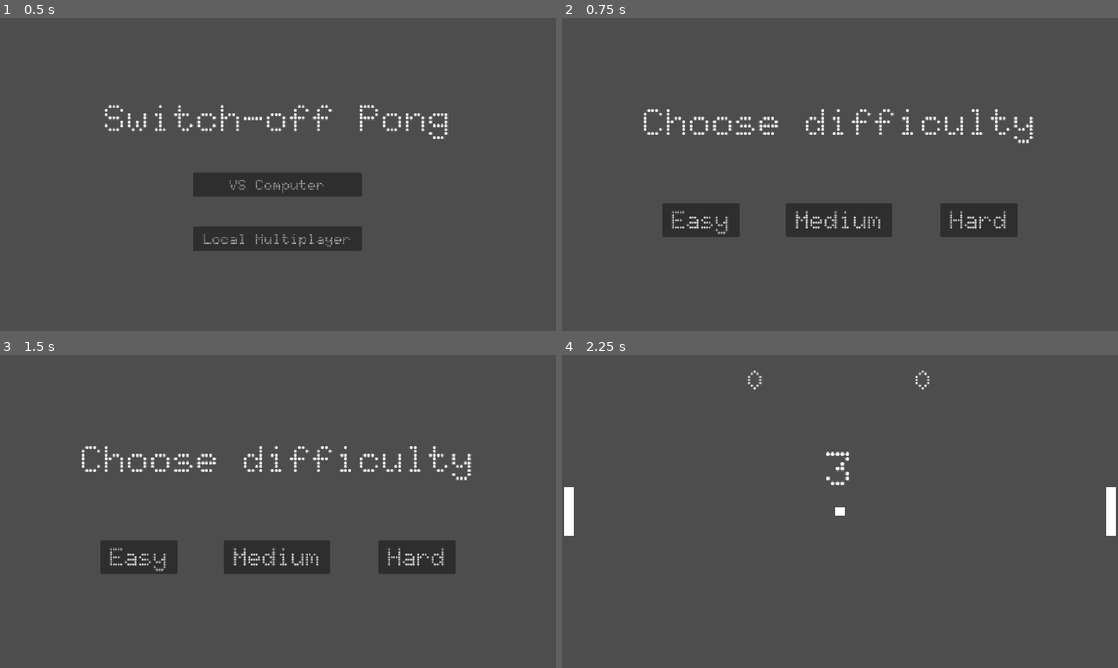
Above: before the commit, frames 1-4 (two rows, left to right).
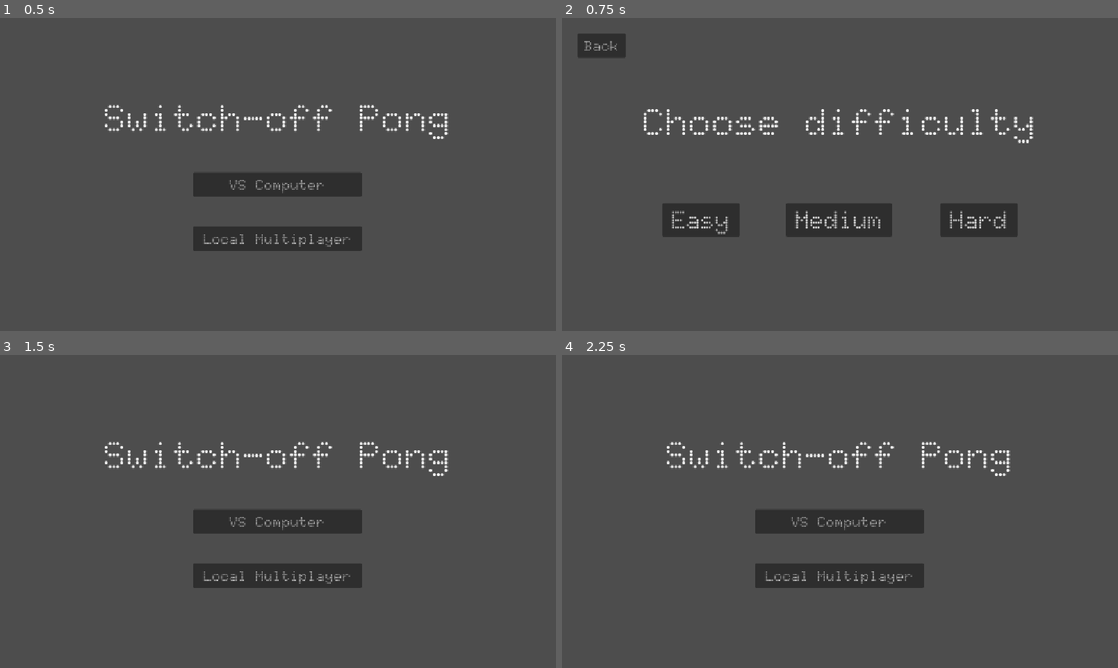
Above: after the commit, the same moments.

Repository: SpykieLucilius/Switch-Off-Pong
Game: Godot game, scene res://scenes/menus/start_screen.tscn
Same seed, same stepped clock (60 frames per second), same inputs: the game is played once before the commit and once after it.
Inputs (mouse positions are in pixels of both pictures, inside the frame that each line leads up to):
- Up to frame 1 (0.5 s): no input
- Up to frame 2 (0.75 s): click "VS Computer" at 0.5 s
- Up to frame 3 (1.5 s): click (38, 383) at 1.25 s, where only the run after the commit has a clickable "Back"
- Up to frame 4 (2.25 s): click (701, 558) at 2 s, where only the run before the commit has a clickable "Easy"

Frame 1 is identical in both runs. In frame 2, 0.6% of the frame differs, in the area x 2-12%, y 5-13%; in frame 3, 9.5%, in the area x 14-85%, y 27-75%; in frame 4, 6.1%.

Commit message:
adding back button to difficulty screen

Diff:
--- a/scenes/menus/difficulty_screen.tscn
+++ b/scenes/menus/difficulty_screen.tscn
@@ -44,6 +44,16 @@
 theme_override_font_sizes/font_size = 50
 text = "Hard"
 
+[node name="HomeButton" type="Button" parent="." unique_id=1791097904]
+offset_left = 32.0
+offset_top = 32.0
+offset_right = 132.0
+offset_bottom = 82.0
+theme_override_fonts/font = ExtResource("1_84ck3")
+theme_override_font_sizes/font_size = 30
+text = "Back"
+
 [connection signal="pressed" from="EasyButton" to="." method="_on_easy_button_pressed"]
 [connection signal="pressed" from="MediumButton" to="." method="_on_medium_button_pressed"]
 [connection signal="pressed" from="HardButton" to="." method="_on_hard_button_pressed"]
+[connection signal="pressed" from="HomeButton" to="." method="_on_back_button_pressed"]
--- a/scripts/menus/difficulty_screen.gd
+++ b/scripts/menus/difficulty_screen.gd
@@ -19,3 +19,7 @@
 	GameManager.play_sfx(sfx_button)
 	GameManager.difficulty = "hard"
 	get_tree().change_scene_to_file("res://scenes/menus/main.tscn")
+
+func _on_back_button_pressed():
+	GameManager.play_sfx(sfx_button)
+	get_tree().change_scene_to_file("res://scenes/menus/start_screen.tscn")
